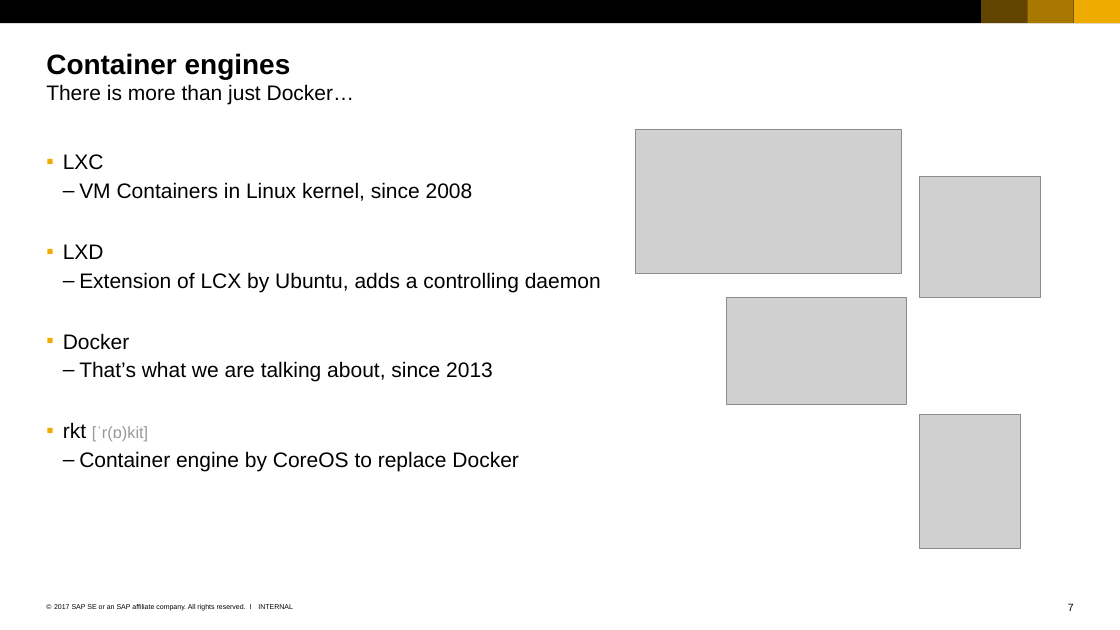
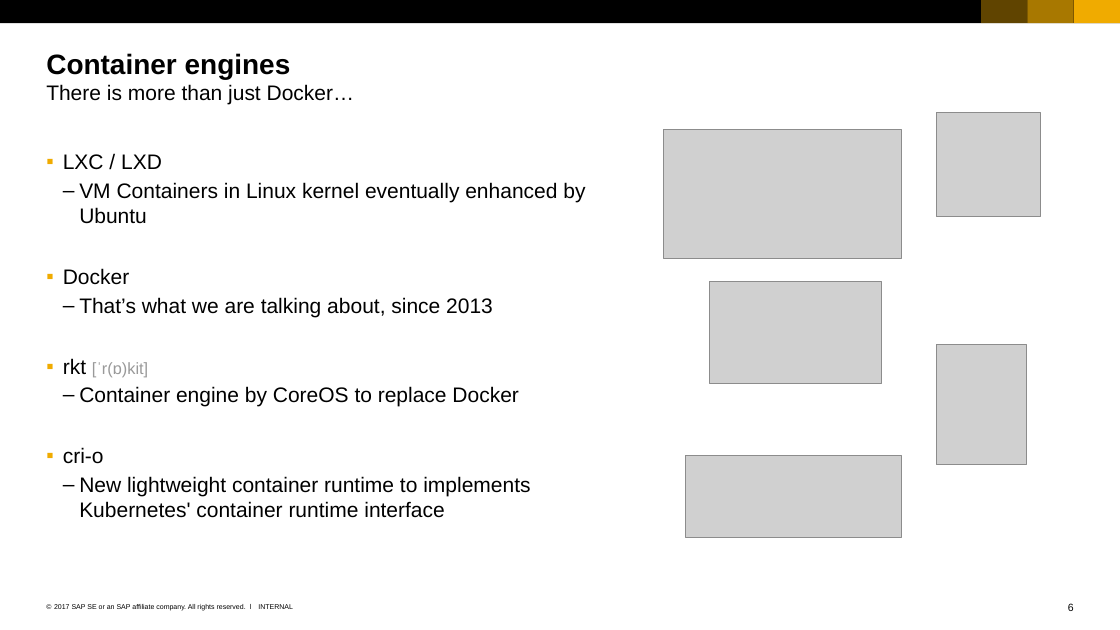
Before and after one commit to cuijiyao01/docker-k8s-training, a slide deck: slide 6 of docker/01_Basics_of_containers.pptx (slide 7 before the commit). Drawn at 1120x630 pixels with LibreOffice and Linux fonts; fonts in the diff are those of the drawing; grey boxes stand for pictures. Boxes give left, top, right and bottom in pixels: in the first picture for what was removed or moved away, otherwise in the second. Text is boxed around its words. In the diff, an @@ line names an element or a change of style, - is before the commit and + after.

Commit message:
Some polishing of the Docker slides.

```diff
--- a/docker/01_Basics_of_containers.pptx
+++ b/docker/01_Basics_of_containers.pptx
@@ picture resized from (x1=919, y1=176, x2=1039, y2=296) to (x1=936, y1=113, x2=1040, y2=217) @@
@@ picture resized from (x1=635, y1=130, x2=901, y2=274) to (x1=663, y1=130, x2=901, y2=259) @@
@@ text at (x1=63, y1=154, x2=585, y2=224): text changed @@
-  ▪ LXC
-    – VM Containers in Linux kernel, since 2008
-  ▪ LXD
-    – Extension of LCX by Ubuntu, adds a controlling daemon
+  ▪ LXC / LXD
+    – VM Containers in Linux kernel eventually enhanced by Ubuntu
@@ picture resized from (x1=726, y1=297, x2=906, y2=405) to (x1=709, y1=281, x2=882, y2=384) @@
@@ picture resized from (x1=919, y1=414, x2=1020, y2=547) to (x1=936, y1=344, x2=1027, y2=464) @@
@@ text at (x1=63, y1=447, x2=530, y2=518): paragraphs added @@
+  ▪ cri-o
+    – New lightweight container runtime to implements Kubernetes' container runtime interface
@@ picture added at (x1=686, y1=455, x2=901, y2=537) @@
@@ page number at (x1=1068, y1=603, x2=1074, y2=611): text changed @@
-7
+6
```
Also in this commit, not shown: 1 slide removed, 3 other files.
